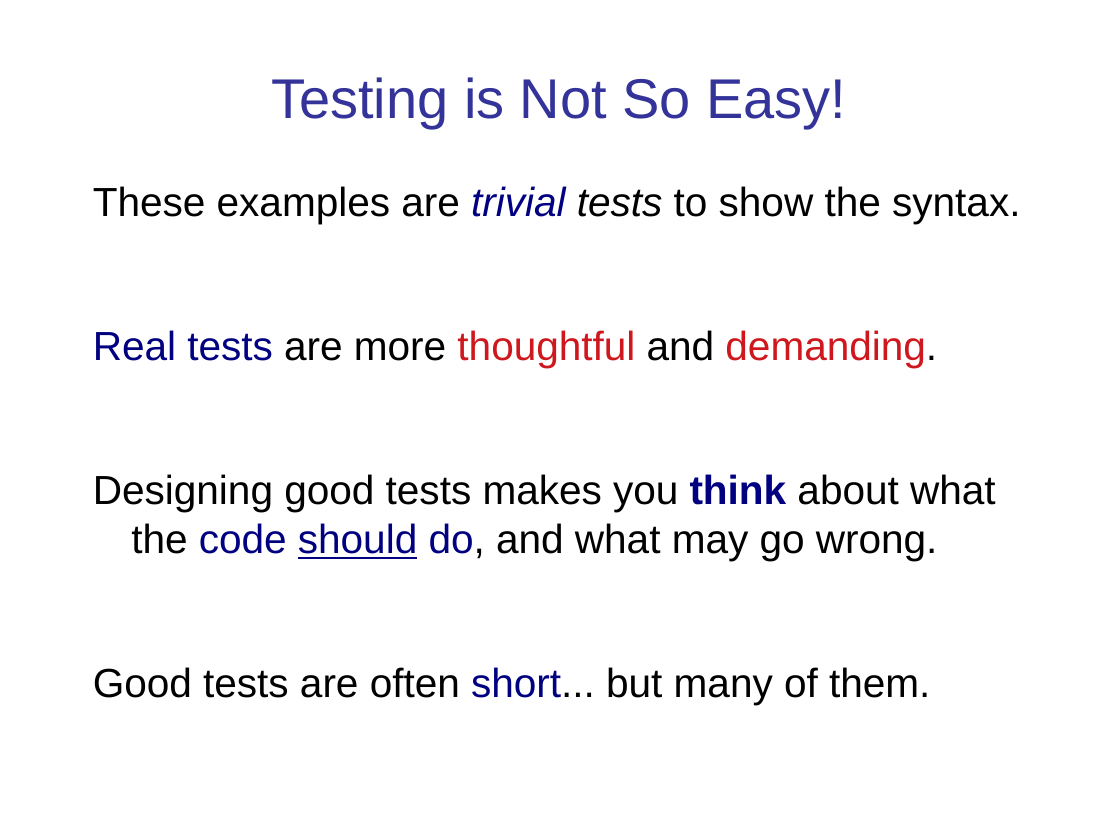
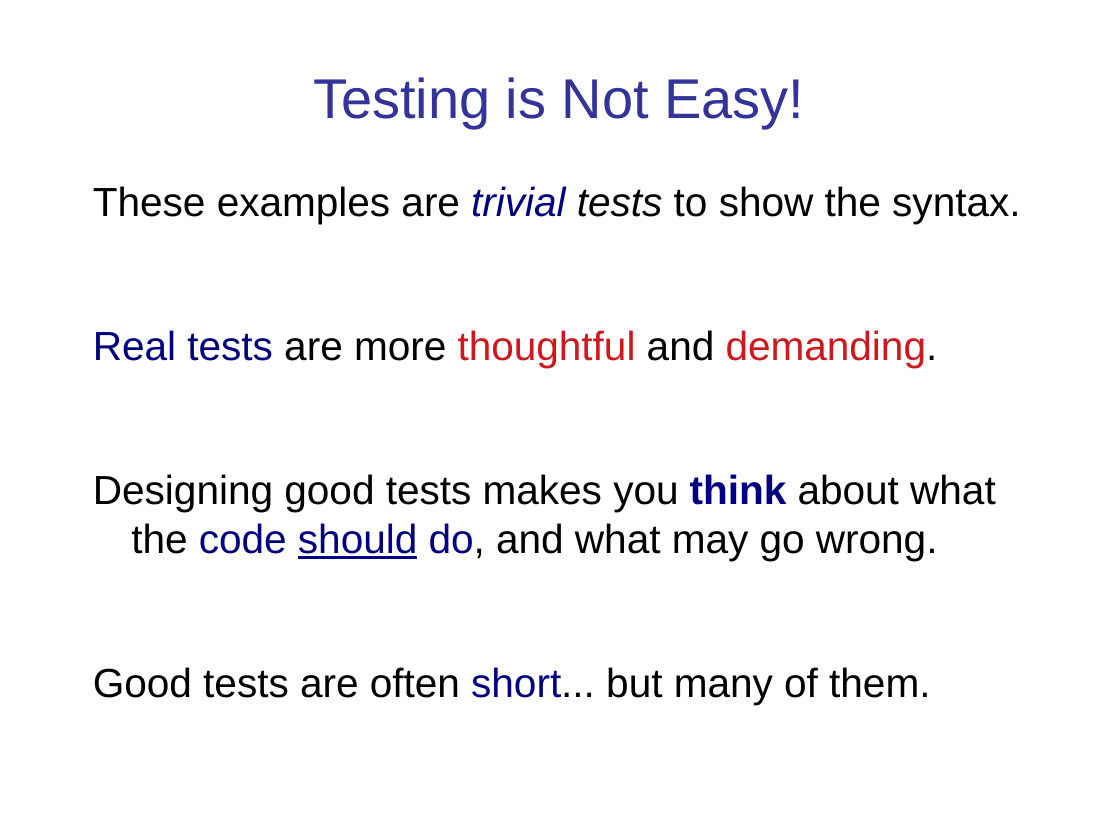
Before and after one commit to cpske/ISP, a slide deck: slide 41 of testing/Python-Unit-Testing.pptx (slide 40 before the commit). Drawn at 1120x840 pixels with LibreOffice and Linux fonts; fonts in the diff are those of the drawing. Boxes give left, top, right and bottom in pixels: in the first picture for what was removed or moved away, otherwise in the second. Text is boxed around its words. In the diff, an @@ line names an element or a change of style, - is before the commit and + after.

```diff
--- a/testing/Python-Unit-Testing.pptx
+++ b/testing/Python-Unit-Testing.pptx
@@ text at (313, 77, 804, 128): text changed @@
-Testing is Not So Easy!
+Testing is Not Easy!
```
Also in this commit, not shown: 13 other slides changed, 3 slides added, 2 slides removed, 25 other files.
